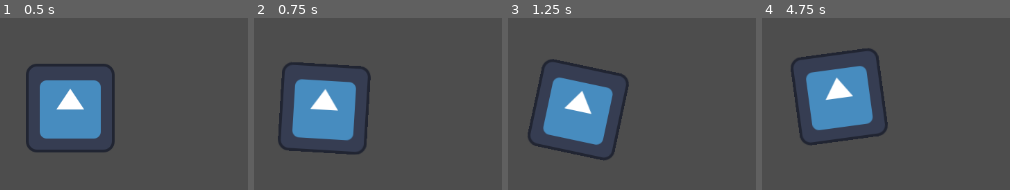
Above: before the commit, frames 1-4 (left to right).
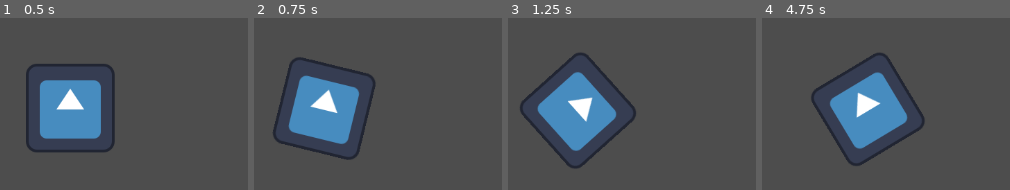
Above: after the commit, the same moments.

Repository: bear-minimum-studio/space-bear
Game: Godot game, scene res://World.tscn
Two runs of this game, one before a commit and one after it. Both use one fixed random seed, a clock stepped at 60 frames per second and the inputs below. The engine's default icon, where the game draws it, is replaced by a stand-in: a white triangle on a blue panel in a dark square.
Inputs:
- Up to frame 1 (0.5 s): no input
- Up to frame 2 (0.75 s): tap Enter at 0.5 s; hold Right (ui_right) from 0.53 s (still down); tap Down (decelerate) at 0.6 s
- Up to frame 3 (1.25 s): keep holding Right (ui_right)
- Up to frame 4 (4.75 s): release Right (ui_right) at 1.28 s; hold Left (ui_left) 1.28-2.03 s; tap Down (decelerate) every 0.75 s from 1.35 to 4.35 s; hold Right (ui_right) 2.03-2.78 s; hold Up (accelerate) 2.78-3.53 s; hold Left (ui_left) from 3.53 s (still down)

Frame 1 is identical in both runs. In frame 2, 4.8% of the frame differs, in the area x 7-49%, y 22-83%; in frame 3, 7.4%; in frame 4, 15%, in the area x 11-66%, y 17-87%.

Commit message:
feat: adjust values

Diff:
--- a/Player.gd
+++ b/Player.gd
@@ -1,8 +1,8 @@
 extends CharacterBody2D
 
 
-const ACCEL = 60.0
-const ROTATION_SPEED = 0.005
+const ACCEL = 90.0
+const ROTATION_SPEED = 0.02
 
 func _physics_process(delta):
 	var rotation_intensity = Input.get_axis("ui_left", "ui_right")
